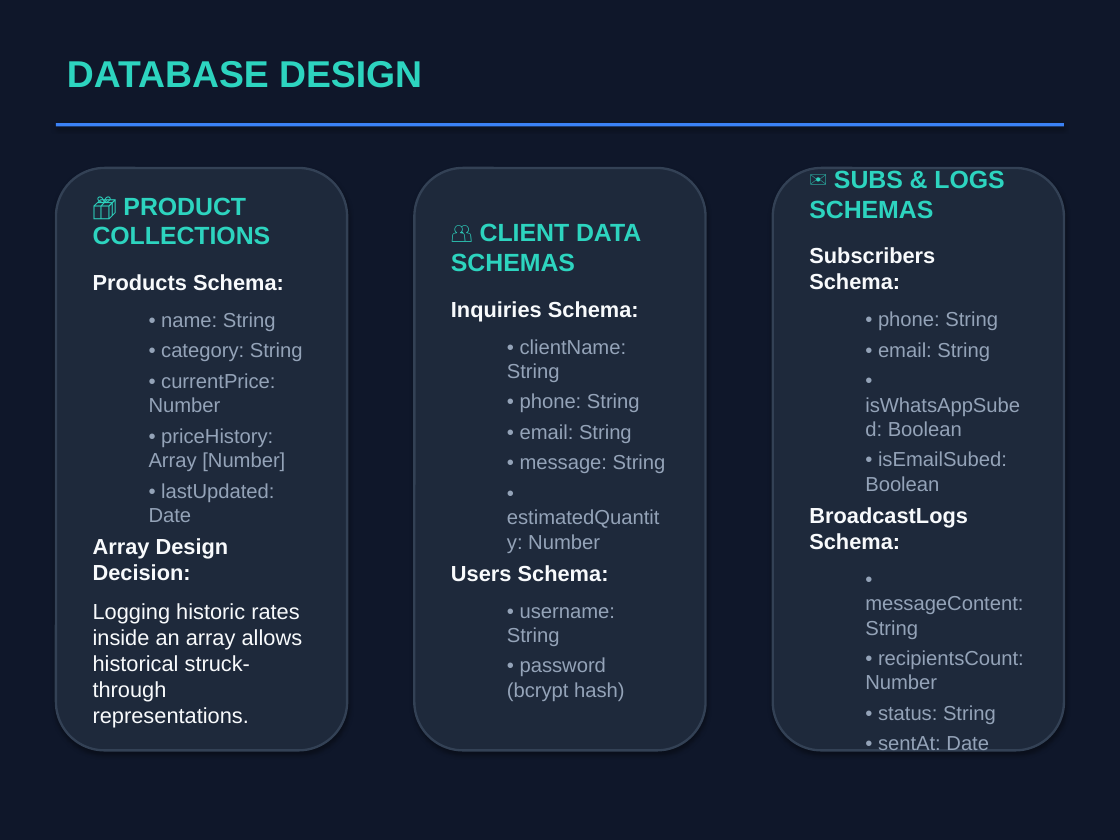
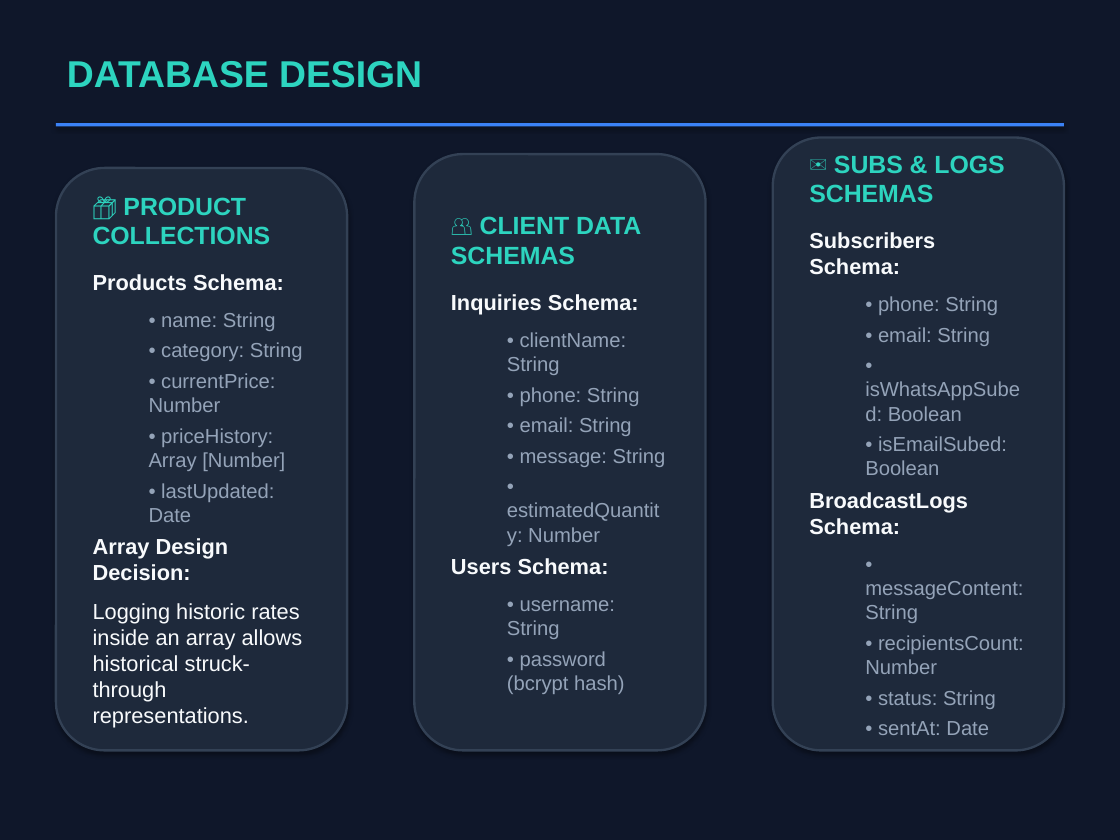
Before and after one commit to naveen7607/vigneshwara-traders, a slide deck: slide 11 of Final Presentation_v2.pptx. Drawn at 1120x840 pixels with LibreOffice and Linux fonts; fonts in the diff are those of the drawing. Boxes give left, top, right and bottom in pixels: in the first picture for what was removed or moved away, otherwise in the second. Text is boxed around its words. In the diff, an @@ line names an element or a change of style, - is before the commit and + after.

```diff
--- a/Final Presentation_v2.pptx
+++ b/Final Presentation_v2.pptx
@@ rounded rectangle "✉️ SUBS & LOGS SCHEMAS": place and size @@
-rounded rectangle "✉️ SUBS & LOGS SCHEMAS" at bbox=[773, 168, 1064, 750]
+rounded rectangle "✉️ SUBS & LOGS SCHEMAS" at bbox=[773, 138, 1064, 750]
@@ rounded rectangle "👥 CLIENT DATA SCHEMAS": place and size @@
-rounded rectangle "👥 CLIENT DATA SCHEMAS" at bbox=[414, 168, 706, 750]
+rounded rectangle "👥 CLIENT DATA SCHEMAS" at bbox=[414, 155, 706, 750]
```
Also in this commit, not shown: 9 other slides changed, 2 other files.
